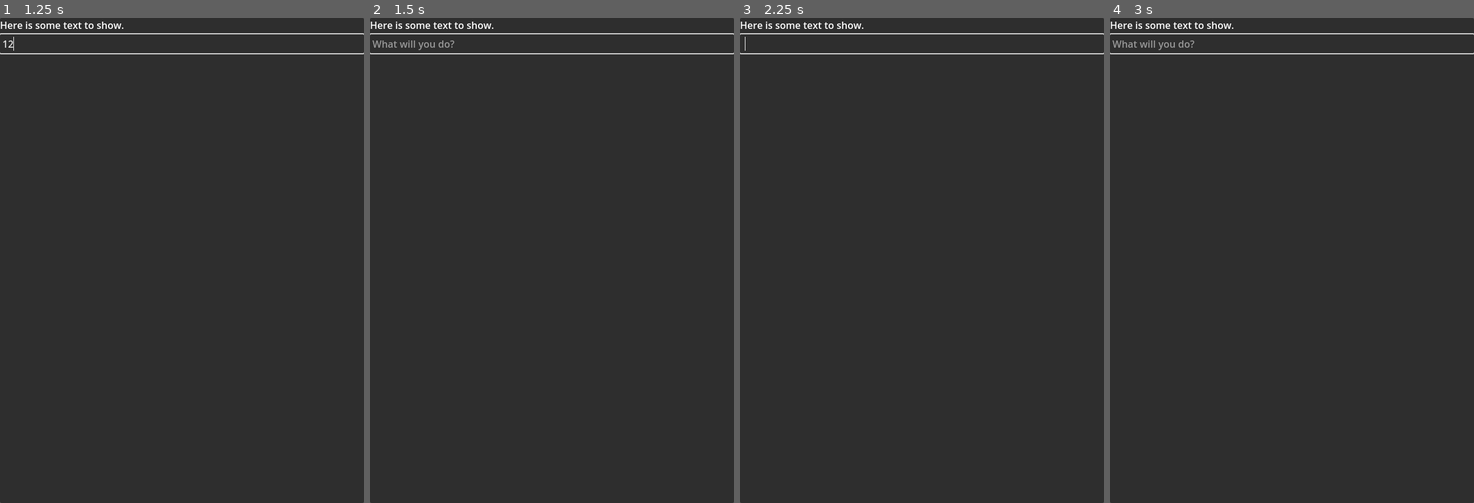
Above: before the commit, frames 1-4 (left to right).
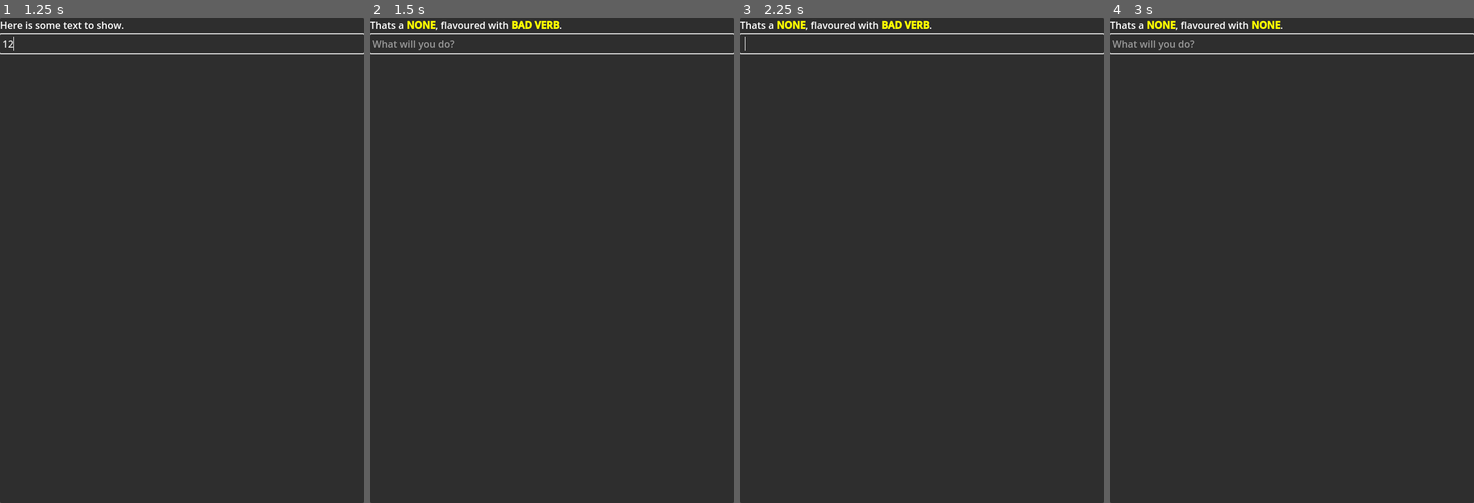
Above: after the commit, the same moments.

Repository: SashaMkrv/godot-4.2.1-text-adventure
Game: Godot game, scene res://Scenes/TextEnterTest.tscn
Two runs of this game, one before a commit and one after it. Both use one fixed random seed, a clock stepped at 60 frames per second and the inputs below. This scene is started directly instead of the project's main scene.
Inputs (mouse positions are in pixels of both pictures, inside the frame that each line leads up to):
- Up to frame 1 (1.25 s): click (182, 42) at 0.52 s; type "12" at 0.6 s
- Up to frame 2 (1.5 s): tap Enter at 1.25 s
- Up to frame 3 (2.25 s): tap Space at 2 s
- Up to frame 4 (3 s): tap Enter at 2.75 s

Frame 1 is identical in both runs. In frame 2, 0.5% of the frame differs, in the area x 0-53%, y 0-3%; in frame 3, 0.5%; in frame 4, 0.5%.
Error before the commit: Invalid call. Nonexistent function 'tokenizeText' in base 'Nil'. (res://Scripts/TopLevel/TextDirector.gd:19)

Commit message:
remove signal hookup in editor for test scene

Diff:
--- a/Scenes/TextEnterTest.tscn
+++ b/Scenes/TextEnterTest.tscn
@@ -1,9 +1,9 @@
 [gd_scene load_steps=5 format=3 uid="uid://byfsmvgqfe8nb"]
 
 [ext_resource type="Script" path="res://Scripts/TopLevel/TextDirector.gd" id="1_yedsh"]
-[ext_resource type="Script" path="res://Scripts/TextHandlers/TokenizeInput.gd" id="2_im88t"]
-[ext_resource type="Script" path="res://Scripts/TopLevel/GameCoordinator.gd" id="3_db8a8"]
-[ext_resource type="Script" path="res://Scripts/TextHandlers/TransformText.gd" id="4_ox41l"]
+[ext_resource type="PackedScene" uid="uid://j54nldhfh0rg" path="res://Scenes/FunctionalNodes/game_coordinator.tscn" id="2_hkya0"]
+[ext_resource type="PackedScene" uid="uid://b0r3xqm8qh2nw" path="res://Scenes/FunctionalNodes/tokenize_input.tscn" id="3_d3h1t"]
+[ext_resource type="PackedScene" uid="uid://b8lpq5o0ugk0n" path="res://Scenes/FunctionalNodes/transform_text.tscn" id="4_1vkmo"]
 
 [node name="Control" type="Control" node_paths=PackedStringArray("enterHere", "descriptionHere")]
 layout_mode = 3
@@ -41,13 +41,8 @@
 flat = true
 caret_blink = true
 
-[node name="InputTokenizer" type="Node" parent="."]
-script = ExtResource("2_im88t")
+[node name="GameCoordinator" parent="." instance=ExtResource("2_hkya0")]
 
-[node name="GameCoordinator" type="Node" parent="."]
-script = ExtResource("3_db8a8")
+[node name="TokenizeInput" parent="." instance=ExtResource("3_d3h1t")]
 
-[node name="TransformText" type="Node" parent="."]
-script = ExtResource("4_ox41l")
-
-[connection signal="text_submitted" from="PanelContainer/VBoxContainer/LineEdit" to="." method="handleActionEnter"]
+[node name="TransformText" parent="." instance=ExtResource("4_1vkmo")]
